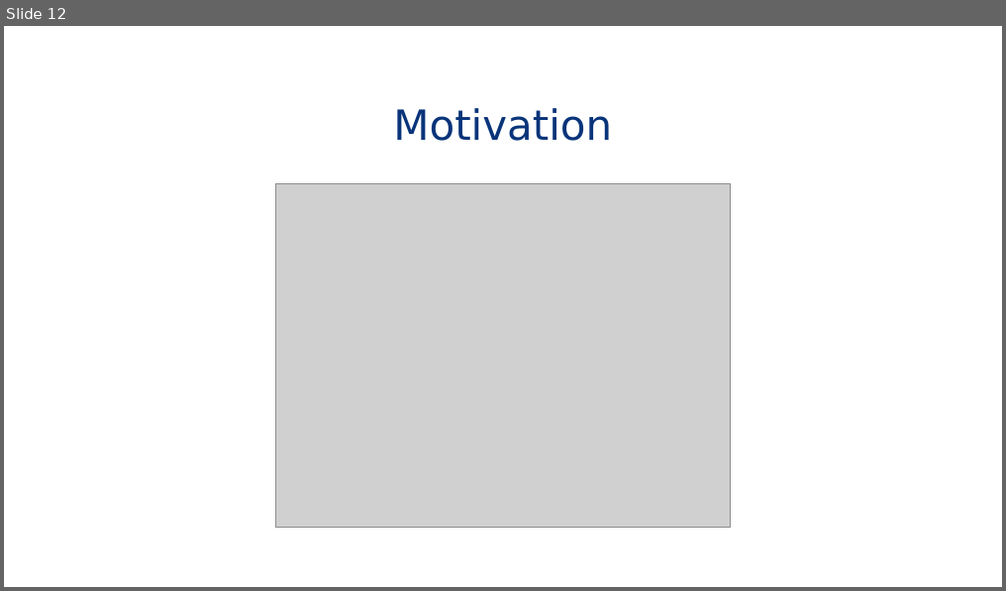
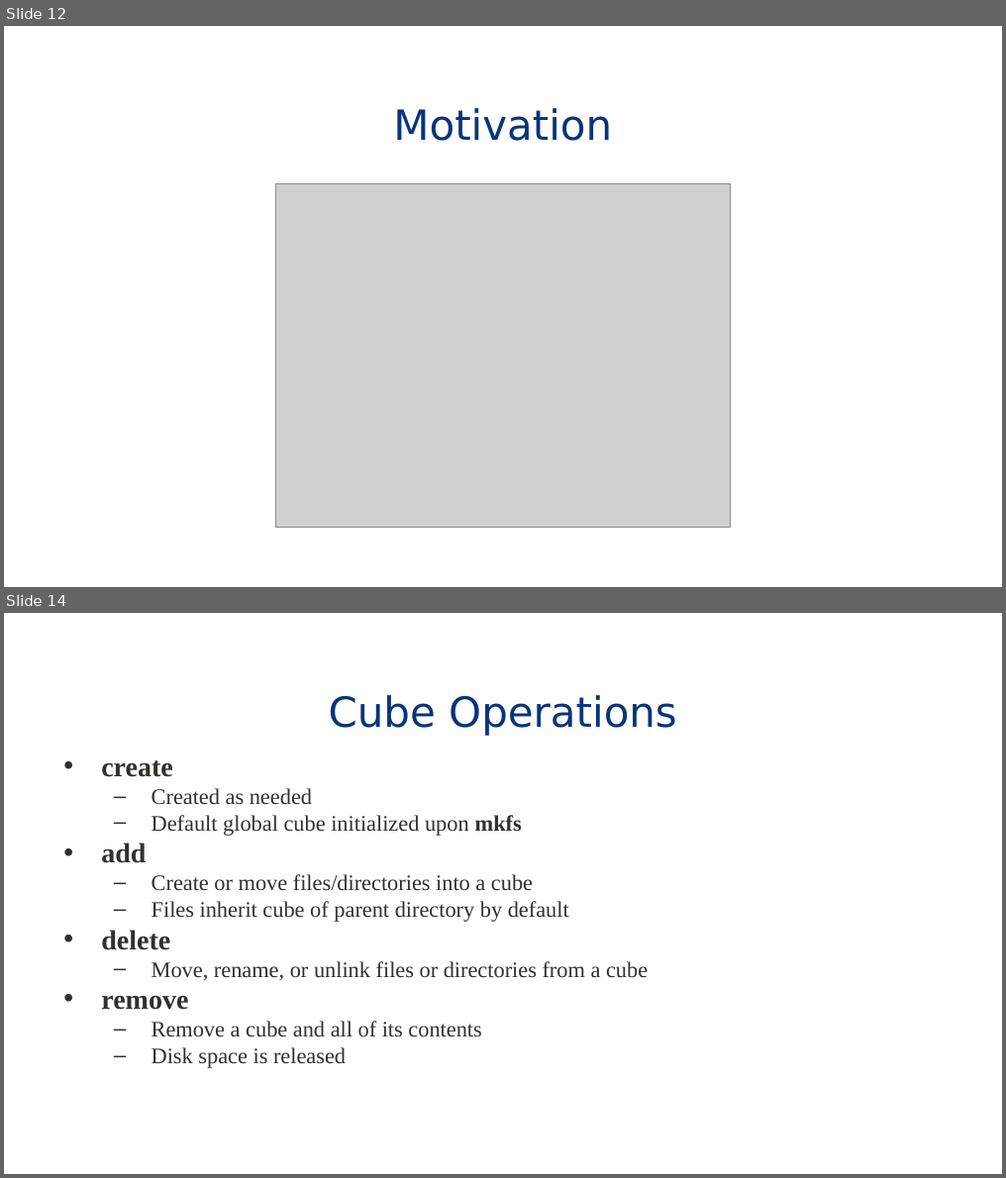
Before and after one commit to eddie-c-davis/cs-advos, a slide deck: presentations/IceFS.pptx. Shown one above the other, each under a label of ours: slide 12 before the commit, slides 12 and 14 after it; the slides between them are not shown. The pictures are 1006x591 and 1006x1178 pixels, drawn with LibreOffice and Linux fonts; fonts in the diff are those of the drawing; grey boxes stand for pictures; background and template pictures are left out. Boxes give left, top, right and bottom in pixels: in the first picture for what was removed or moved away, otherwise in the second. Text is boxed around its words. In the diff, an @@ line names an element or a change of style, - is before the commit and + after.

```diff
--- a/presentations/IceFS.pptx
+++ b/presentations/IceFS.pptx
@@ slide 14 added at (4, 613, 1002, 1174), background #FFFFFF; not listed: 1 template element that a slide beside it also shows @@
@@ title added at (329, 695, 677, 736), 30 pt, text #09347A @@
+Cube Operations
@@ text added at (101, 761, 648, 1068), 16 pt, text #30302C @@
+• create
+  – Created as needed
+  – Default global cube initialized upon mkfs
+• add
+  – Create or move files/directories into a cube
+  – Files inherit cube of parent directory by default
+• delete
+  – Move, rename, or unlink files or directories from a cube
+• remove
+  – Remove a cube and all of its contents
+  – Disk space is released
```
Also in this commit, not shown: 1 slide changed, 16 other slides added, 4 slides removed.
